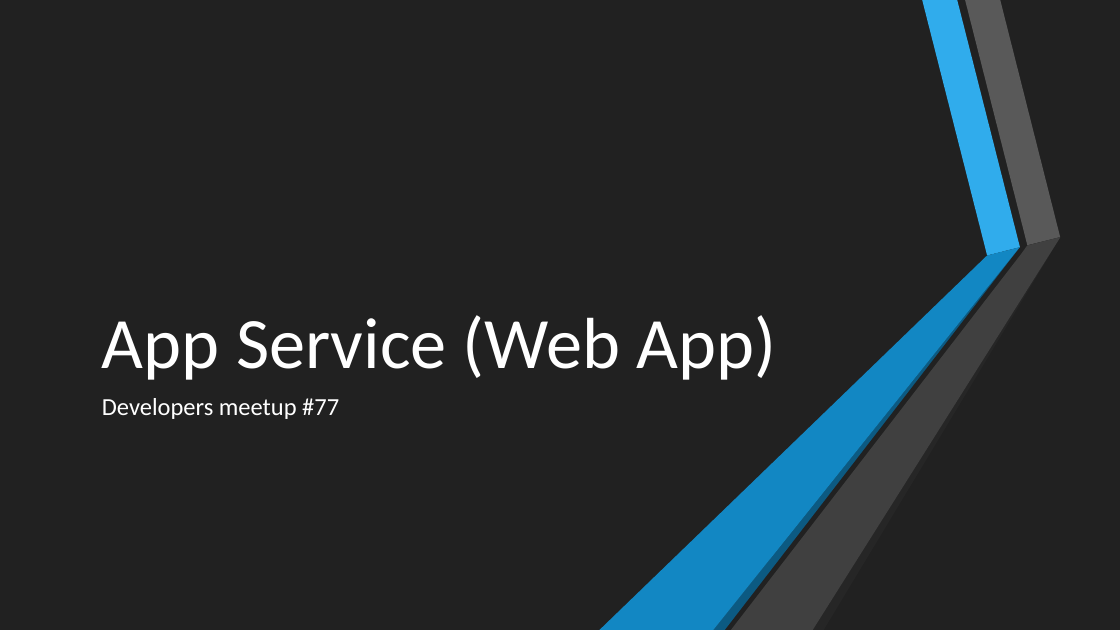
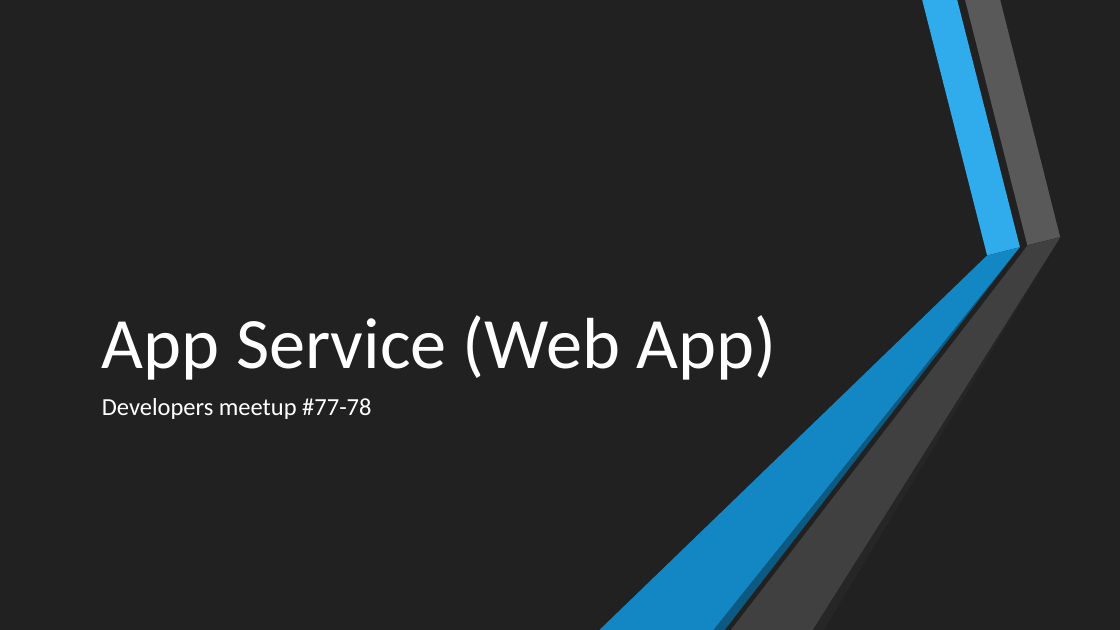
Before and after one commit to kubinko/Azure-Resources-Overview, a slide deck: slide 1 of 03 - App Service/03 - App Service.pptx. Drawn at 1120x630 pixels with LibreOffice and Linux fonts; fonts in the diff are those of the drawing. Boxes give left, top, right and bottom in pixels: in the first picture for what was removed or moved away, otherwise in the second. Text is boxed around its words. In the diff, an @@ line names an element or a change of style, - is before the commit and + after.

```diff
--- a/03 - App Service/03 - App Service.pptx
+++ b/03 - App Service/03 - App Service.pptx
@@ subtitle at <box>102,398,371,419</box>: text changed @@
-Developers meetup #77
+Developers meetup #77-78
```
Also in this commit, not shown: 9 other slides changed, 54 other files.
